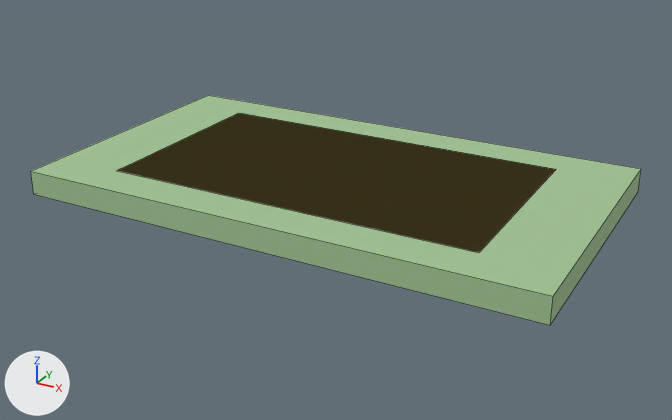
Renders of the Blender file art/source/vertical_slice/AST_Platform.blend from each side of a commit.
Rendered twice from a camera (50 mm lens) standing at (5.04, -9.18, 4.21) and looking at (0.06, -0.13, -0.32). The lights are fixed; the arrows at lower left show +X, +Y and +Z. The picture after the commit comes second. Mesh edges are drawn as thin lines. Objects named as collision shapes, trigger or cutter boxes, shadow casters or lower levels of detail are left out.

Objects in the first picture: 'VIS_AST_Platform_GardenInlay', 'VIS_AST_Platform_LOD0'.
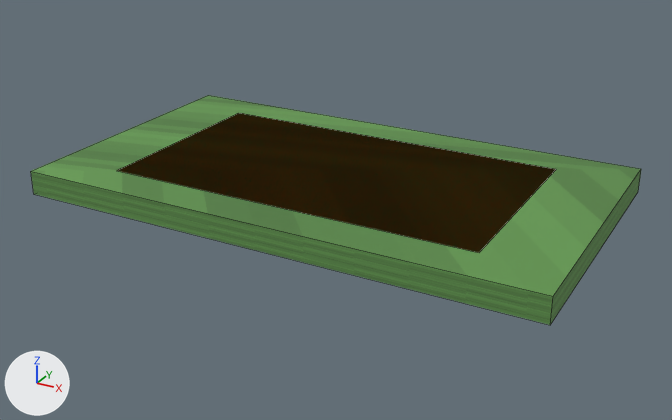
Patch to the scene script:
```diff
--- a/art/source/vertical_slice/AST_Platform.blend.py
+++ b/art/source/vertical_slice/AST_Platform.blend.py
@@ img_tex_gardengold @@
+img_tex_gardengold = load_image('TEX_GardenGold', '_unpacked/TEX_GardenGold.png', 32, 32, 'sRGB')
@@ img_tex_astermoss @@
+img_tex_astermoss = load_image('TEX_AsterMoss', '_unpacked/TEX_AsterMoss.png', 32, 32, 'sRGB')
@@ mat_mat_astermoss @@
 mat_mat_astermoss = principled_material('MAT_AsterMoss')
-mat_mat_astermoss.base_color = (0.36, 0.55, 0.29)  # greyish green #a2c493
+mat_mat_astermoss.texture = img_tex_astermoss
 mat_mat_astermoss.roughness = 0.86
@@ mat_mat_gardengold @@
 mat_mat_gardengold = principled_material('MAT_GardenGold')
-mat_mat_gardengold.base_color = (0.72, 0.43, 0.13)  # orange #ddaf65
+mat_mat_gardengold.texture = img_tex_gardengold
 mat_mat_gardengold.metallic = 0.08
```

What differs and where, as boxes [x1, y1, x2, y2] in the pictures (672 x 420 px):
'VIS_AST_Platform_LOD0', surface changed (greyish green to green): [31, 95, 641, 325] in both
'VIS_AST_Platform_GardenInlay', surface changed: [119, 113, 555, 253] in both
